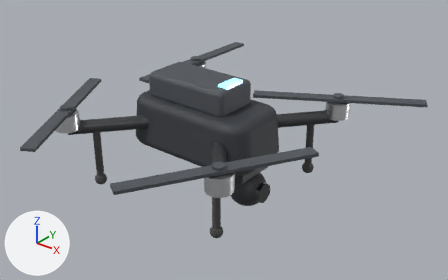
An edit to the glTF model app/api/cad/prebuilt/showcase_drone_follow/v1.glb, drawn before and after from the same camera.
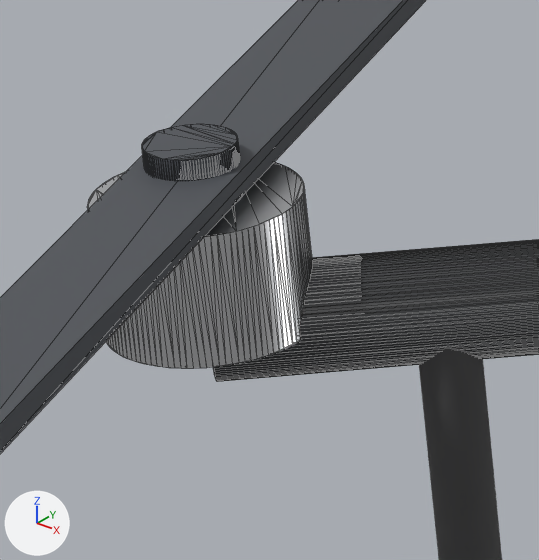
The first picture shows the older version from a 50 mm camera at (0.273, -0.319, 0.233) aimed at (0.014, 0.004, 0.033). The close-ups show the older and then the newer version on the part from 10% to 24% of the width and 32% to 56% of the height of that picture. Only the edits that show in the close-ups are written down. Arrows for +X, +Y and +Z are at lower left; the lights stay in place. The close-ups show mesh edges as thin lines. Where no turn or scale is listed for an object, it has been applied to the vertices.

In view in the first close-up: 'accent.14', 'accent.4', 'coat.4', 'metal.4', 'rubber.4'.
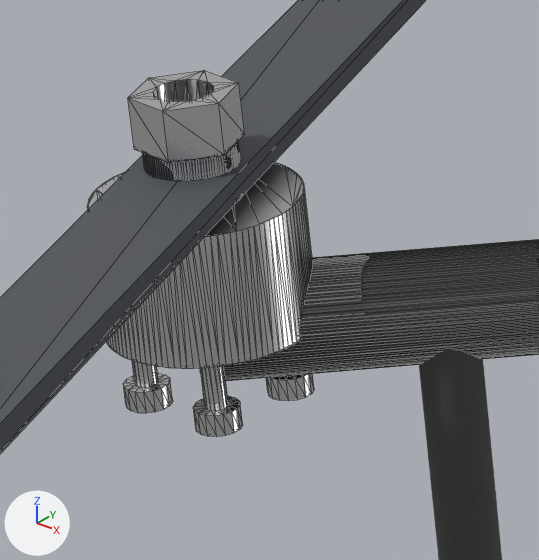
Where the newer file only moved an object's origin or applied its transform, the numbers keep the older frame.

Changed parts and their boxes [x1, y1, x2, y2] in the close-ups (539 x 560 px):
'steel.174', added: after [128, 70, 245, 163]
'steel.172', added: after [193, 366, 243, 437]
'steel.170', added: after [123, 361, 173, 413]
'steel.171', added: after [266, 374, 314, 401]

What the commit changed:
Material 'stainless steel 304' (mat_stainless_steel_304) is new.
Its base color is (0.86, 0.86, 0.87) (white #efeff0).
Its metallic is 1.0.
Its roughness is 0.25.
Mesh me_steel_174 is new.
It has 44 vertices, 88 faces and spans x -0.07512..-0.06588, y -0.0745..-0.0665, z -0.00235..0.00235.
It uses material mat_stainless_steel_304 (white #efeff0).
Mesh me_steel_172 is new.
It has 76 vertices, 148 faces and spans x -0.06787..-0.06389, y -0.07632..-0.07234, z -0.006..0.006.
It uses material mat_stainless_steel_304 (white #efeff0).
Mesh me_steel_171 is new.
It has 76 vertices, 148 faces and spans x -0.06866..-0.06468, y -0.06787..-0.06389, z -0.006..0.006.
It uses material mat_stainless_steel_304 (white #efeff0).
Mesh me_steel_170 is new.
It has 76 vertices, 148 faces and spans x -0.07632..-0.07234, y -0.07711..-0.07313, z -0.006..0.006.
It uses material mat_stainless_steel_304 (white #efeff0).
Object 'steel.174' (ob_steel_174) is new; it shows me_steel_174.
Its location is (0.0, 0.0, 0.06425).
Object 'steel.172' (ob_steel_172) is new; it shows me_steel_172.
Its location is (0.0, 0.0, 0.0439).
Object 'steel.171' (ob_steel_171) is new; it shows me_steel_171.
Its location is (0.0, 0.0, 0.0439).
Object 'steel.170' (ob_steel_170) is new; it shows me_steel_170.
Its location is (0.0, 0.0, 0.0439).
